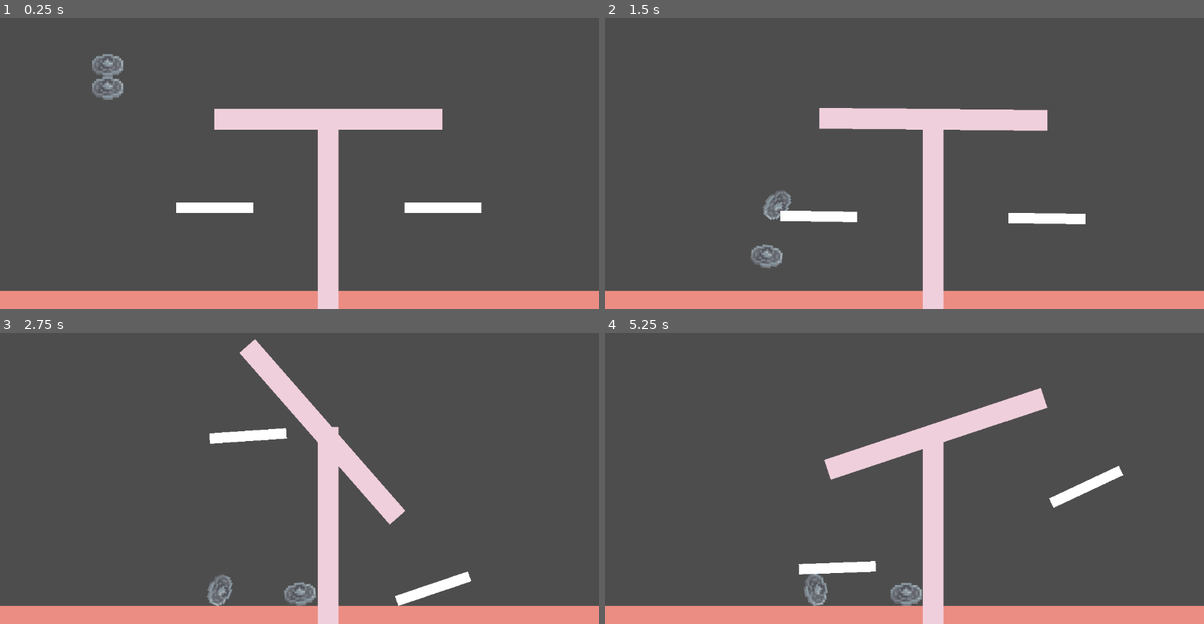
Above: before the commit, frames 1-4 (two rows, left to right).
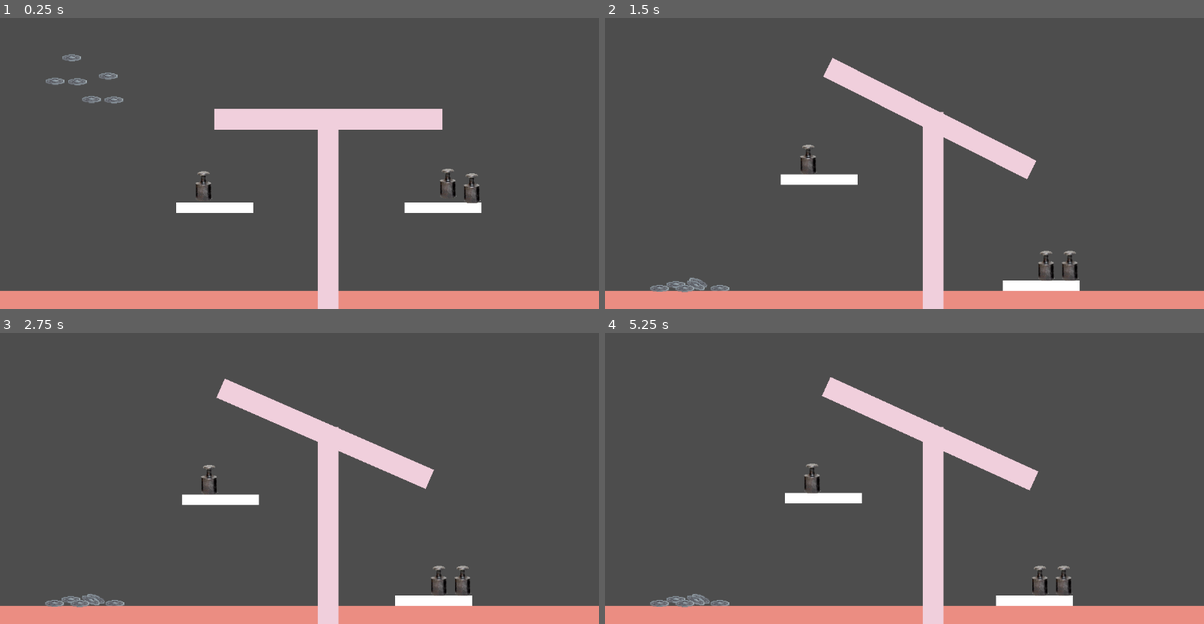
Above: after the commit, the same moments.

Repository: MancerDev/collabjam-prejam-trader
Game: Godot game, scene res://src/scenes/trade_scene/trade.tscn
Same seed, same stepped clock (60 frames per second), same inputs: the game is played once before the commit and once after it.
Inputs (mouse positions are in pixels of both pictures, inside the frame that each line leads up to):
- Up to frame 1 (0.25 s): no input
- Up to frame 2 (1.5 s): drag from (712, 116) to (964, 67) at 0.52 s; drag from (712, 279) to (874, 207) at 1.27 s
- Up to frame 3 (2.75 s): move the mouse to (359, 382) at 2.02 s; click (359, 382) at 2.17 s
- Up to frame 4 (5.25 s): drag from (874, 522) to (724, 405) at 2.77 s; move the mouse to (1084, 504) at 3.52 s; click (1084, 504) at 3.67 s; drag from (724, 405) to (814, 370) at 4.27 s; move the mouse to (934, 455) at 5.02 s; click (934, 455) at 5.17 s

The runs differ from the first frame. In frame 1, 1.2% of the frame differs, in the area x 7-81%, y 12-64%; in frame 2, 7.5%; in frame 3, 7.1%; in frame 4, 7.9%, in the area x 7-87%, y 15-95%.

Commit message:
Different scale tweaks
Added weights placeholder
Removed collision on the scales

Diff:
--- a/assets/coin/coin.gd
+++ /dev/null
@@ -1 +0,0 @@
-extends Resource
--- /dev/null
+++ b/assets/draggable/coin/coin.gd
@@ -0,0 +1 @@
+extends DragabbleObject
--- a/src/scenes/trade_scene/coin/coin.gd
+++ b/assets/draggable/draggable_object.gd
@@ -1,4 +1,6 @@
 extends RigidBody2D
+
+class_name DragabbleObject
 
 signal clicked
 
--- /dev/null
+++ b/assets/draggable/weight/weight.gd
@@ -0,0 +1 @@
+extends DragabbleObject
--- a/project.godot
+++ b/project.godot
@@ -14,3 +14,7 @@
 run/main_scene="uid://ddmo4bwcojgyl"
 config/features=PackedStringArray("4.4", "Forward Plus")
 config/icon="res://icon.svg"
+
+[global_group]
+
+pickable=""
--- a/src/scenes/trade_scene/coin/coin.tscn
+++ b/src/scenes/trade_scene/coin/coin.tscn
@@ -1,26 +1,30 @@
 [gd_scene load_steps=5 format=3 uid="uid://dnhsscnbu1k31"]
 
-[ext_resource type="Texture2D" uid="uid://2l3u5uwh14hi" path="res://assets/coin/coin15.png" id="1_hkbcu"]
-[ext_resource type="Script" uid="uid://bwyikxe1qgcip" path="res://src/scenes/trade_scene/coin/coin.gd" id="1_yyjhv"]
+[ext_resource type="Texture2D" uid="uid://2l3u5uwh14hi" path="res://assets/draggable/coin/coin15.png" id="1_hkbcu"]
+[ext_resource type="Script" uid="uid://boqv1mwqq2tfg" path="res://assets/draggable/coin/coin.gd" id="1_yyjhv"]
 
 [sub_resource type="PhysicsMaterial" id="PhysicsMaterial_yyjhv"]
-bounce = 0.15
+friction = 0.5
+rough = true
+bounce = 0.05
 
 [sub_resource type="CapsuleShape2D" id="CapsuleShape2D_hkbcu"]
-radius = 22.0
-height = 62.0
+radius = 4.0
+height = 38.0
 
 [node name="RigidBody2D" type="RigidBody2D"]
 input_pickable = true
+mass = 0.2
 physics_material_override = SubResource("PhysicsMaterial_yyjhv")
 freeze_mode = 1
 script = ExtResource("1_yyjhv")
 
 [node name="Sprite" type="Sprite2D" parent="."]
+scale = Vector2(0.6, 0.3)
 texture = ExtResource("1_hkbcu")
 
 [node name="CollisionShape2D" type="CollisionShape2D" parent="."]
-position = Vector2(-2, 2)
+position = Vector2(-1, 1)
 rotation = 1.5708
 shape = SubResource("CapsuleShape2D_hkbcu")
 
--- a/src/scenes/trade_scene/scale/scale_beam/scale_beam.tscn
+++ b/src/scenes/trade_scene/scale/scale_beam/scale_beam.tscn
@@ -4,6 +4,8 @@
 size = Vector2(38, 439)
 
 [node name="ScaleBeam" type="RigidBody2D"]
+collision_layer = 0
+collision_mask = 0
 
 [node name="CollisionShape2D" type="CollisionShape2D" parent="."]
 position = Vector2(21, 219.5)
--- a/src/scenes/trade_scene/scale/scale_platform/scale_platform.tscn
+++ b/src/scenes/trade_scene/scale/scale_platform/scale_platform.tscn
@@ -9,6 +9,8 @@
 size = Vector2(148, 20)
 
 [node name="ScalePlatform" type="RigidBody2D"]
+collision_layer = 0
+collision_mask = 0
 
 [node name="CollisionShape2D" type="CollisionShape2D" parent="."]
 position = Vector2(73, -129)
@@ -33,6 +35,7 @@
 length = 150.0
 
 [node name="Platform" type="RigidBody2D" parent="."]
+lock_rotation = true
 
 [node name="CollisionShape2D" type="CollisionShape2D" parent="Platform"]
 position = Vector2(74, 10)
--- a/src/scenes/trade_scene/trade.tscn
+++ b/src/scenes/trade_scene/trade.tscn
@@ -1,9 +1,10 @@
-[gd_scene load_steps=5 format=3 uid="uid://ddmo4bwcojgyl"]
+[gd_scene load_steps=6 format=3 uid="uid://ddmo4bwcojgyl"]
 
 [ext_resource type="Script" uid="uid://de6xbtotejkxl" path="res://src/scenes/trade_scene/trade.gd" id="1_08on2"]
 [ext_resource type="PackedScene" uid="uid://dnhsscnbu1k31" path="res://src/scenes/trade_scene/coin/coin.tscn" id="1_s8xmh"]
 [ext_resource type="PackedScene" uid="uid://dk6rqdlu8v6t5" path="res://src/scenes/trade_scene/floor/floor.tscn" id="3_cll2m"]
 [ext_resource type="PackedScene" uid="uid://dthhbje3265yb" path="res://src/scenes/trade_scene/scale/scale.tscn" id="4_v15gx"]
+[ext_resource type="PackedScene" uid="uid://dwcygm3ploh44" path="res://src/scenes/trade_scene/weight/weight.tscn" id="5_6yv3a"]
 
 [node name="Trade" type="Node2D"]
 script = ExtResource("1_08on2")
@@ -11,8 +12,11 @@
 [node name="Coin" parent="." instance=ExtResource("1_s8xmh")]
 position = Vector2(209, 171)
 
+[node name="Coin6" parent="." instance=ExtResource("1_s8xmh")]
+position = Vector2(177, 216)
+
 [node name="Coin2" parent="." instance=ExtResource("1_s8xmh")]
-position = Vector2(209, 171)
+position = Vector2(220, 217)
 
 [node name="Floor" parent="." instance=ExtResource("3_cll2m")]
 position = Vector2(1, 616)
@@ -20,5 +24,27 @@
 [node name="Scale" parent="." instance=ExtResource("4_v15gx")]
 position = Vector2(631, 263)
 
+[node name="Coin3" parent="." instance=ExtResource("1_s8xmh")]
+position = Vector2(139, 136)
+
+[node name="Coin5" parent="." instance=ExtResource("1_s8xmh")]
+position = Vector2(107, 181)
+
+[node name="Coin4" parent="." instance=ExtResource("1_s8xmh")]
+position = Vector2(150, 182)
+
+[node name="RigidBody2D" parent="." instance=ExtResource("5_6yv3a")]
+position = Vector2(393, 391)
+
+[node name="RigidBody2D3" parent="." instance=ExtResource("5_6yv3a")]
+position = Vector2(909, 395)
+
+[node name="RigidBody2D2" parent="." instance=ExtResource("5_6yv3a")]
+position = Vector2(863, 386)
+
 [connection signal="clicked" from="Coin" to="." method="_on_pickable_object_clicked"]
+[connection signal="clicked" from="Coin6" to="." method="_on_pickable_object_clicked"]
 [connection signal="clicked" from="Coin2" to="." method="_on_pickable_object_clicked"]
+[connection signal="clicked" from="Coin3" to="." method="_on_pickable_object_clicked"]
+[connection signal="clicked" from="Coin5" to="." method="_on_pickable_object_clicked"]
+[connection signal="clicked" from="Coin4" to="." method="_on_pickable_object_clicked"]
--- /dev/null
+++ b/src/scenes/trade_scene/weight/weight.tscn
@@ -0,0 +1,28 @@
+[gd_scene load_steps=5 format=3 uid="uid://dwcygm3ploh44"]
+
+[ext_resource type="Script" uid="uid://tg7u5xgwrtve" path="res://assets/draggable/weight/weight.gd" id="1_o3ii1"]
+[ext_resource type="Texture2D" uid="uid://c0iwbnhs1rpox" path="res://assets/draggable/weight/Weight.png" id="2_o3ii1"]
+
+[sub_resource type="PhysicsMaterial" id="PhysicsMaterial_yyjhv"]
+friction = 0.5
+rough = true
+bounce = 0.05
+
+[sub_resource type="RectangleShape2D" id="RectangleShape2D_o3ii1"]
+size = Vector2(31, 58)
+
+[node name="Weight" type="RigidBody2D" groups=["pickable"]]
+input_pickable = true
+physics_material_override = SubResource("PhysicsMaterial_yyjhv")
+freeze_mode = 1
+script = ExtResource("1_o3ii1")
+
+[node name="Sprite" type="Sprite2D" parent="."]
+position = Vector2(-0.100001, -7.2)
+texture = ExtResource("2_o3ii1")
+
+[node name="CollisionShape2D" type="CollisionShape2D" parent="."]
+position = Vector2(-1.5, -8)
+shape = SubResource("RectangleShape2D_o3ii1")
+
+[connection signal="input_event" from="." to="." method="_on_input_event"]
Renamed: assets/coin/coin.gd.uid -> assets/draggable/coin/coin.gd.uid
Renamed: assets/coin/coin15.png -> assets/draggable/coin/coin15.png
Not shown, changed: assets/draggable/coin/coin15.png.import
Renamed: assets/coin/coin16.png -> assets/draggable/coin/coin16.png
Not shown, changed: assets/draggable/coin/coin16.png.import
Renamed: assets/coin/coin17.png -> assets/draggable/coin/coin17.png
Not shown, changed: assets/draggable/coin/coin17.png.import
Renamed: assets/coin/coin18.png -> assets/draggable/coin/coin18.png
Not shown, changed: assets/draggable/coin/coin18.png.import
Renamed: assets/coin/coin24.png -> assets/draggable/coin/coin24.png
Not shown, changed: assets/draggable/coin/coin24.png.import
Renamed: assets/coin/coin25.png -> assets/draggable/coin/coin25.png
(and 5 more such lines)
